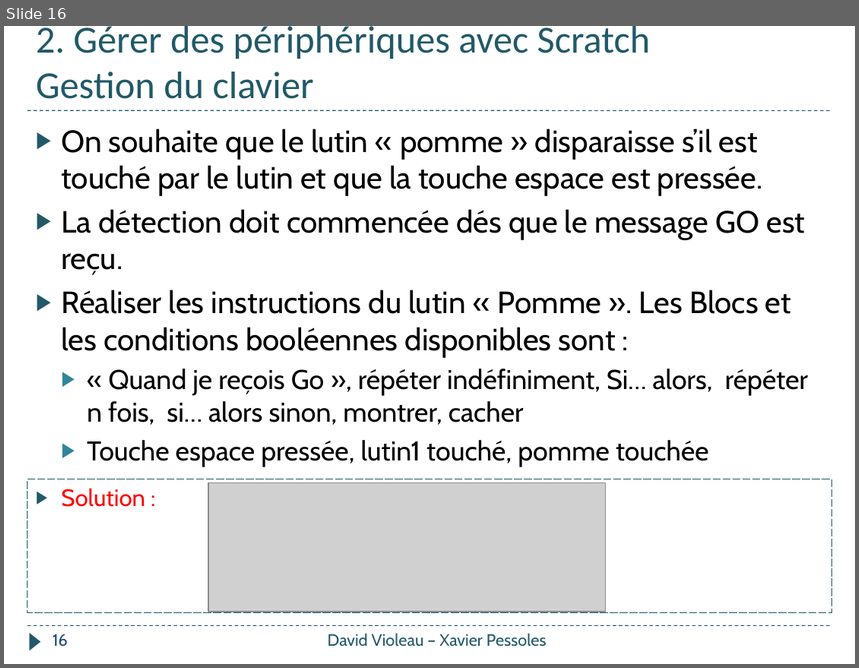
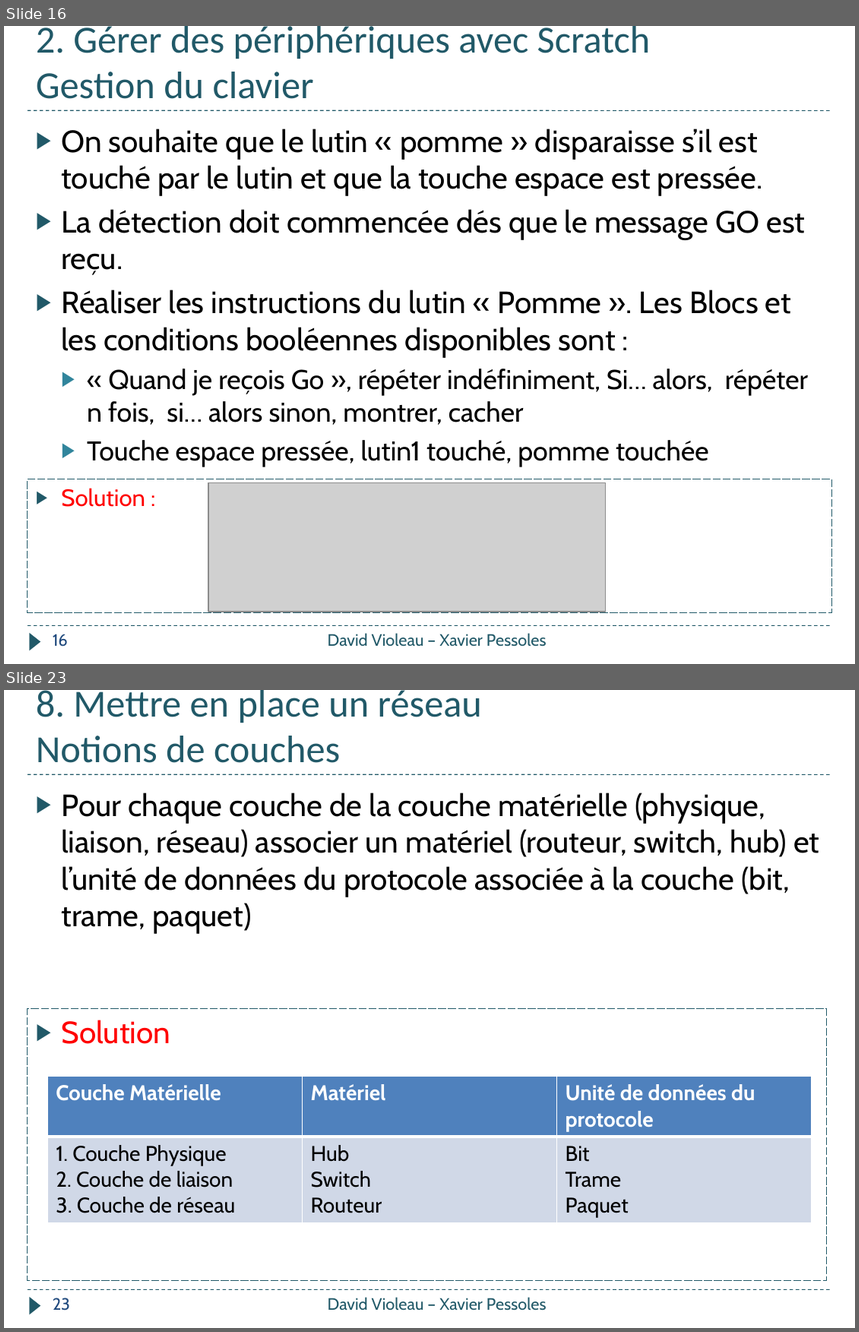
Before and after one commit to xpessoles/Informatique_College, a slide deck: Formation_2018/Quizz_Pomme/Quizz_Pomme.pptx. Shown one above the other, each under a label of ours: slide 16 before the commit, slides 16 and 23 after it; the slides between them are not shown. The pictures are 859x668 and 859x1332 pixels, drawn with LibreOffice and Linux fonts; fonts in the diff are those of the drawing; grey boxes stand for pictures. Boxes give left, top, right and bottom in pixels: in the first picture for what was removed or moved away, otherwise in the second. Text is boxed around its words. In the diff, an @@ line names an element or a change of style, - is before the commit and + after.

```diff
--- a/Formation_2018/Quizz_Pomme/Quizz_Pomme.pptx
+++ b/Formation_2018/Quizz_Pomme/Quizz_Pomme.pptx
@@ slide 23 added at <box>4,690,855,1328</box>, background #FFFFFF; not listed: 3 template elements that a slide beside it also shows @@
@@ title added at <box>36,690,482,763</box>, 32.4 pt, text #215968 @@
+8. Mettre en place un réseau
+Notions de couches
@@ text added at <box>61,793,819,934</box>, 26 pt, text #000000 @@
+▶ Pour chaque couche de la couche matérielle (physique, liaison, réseau) associer un matériel (routeur, switch, hub) et l’unité de données du protocole associée à la couche (bit, trame, paquet)
@@ rectangle added at <box>28,1009,827,1281</box>, outline #215968 0.75 pt dashed, 26 pt, text #FF0000 @@
+▶ Solution
@@ table added at <box>47,1076,811,1221</box>, 2 rows, 3 columns @@
+Couche Matérielle | Matériel | Unité de données du protocole
+1. Couche Physique / 2. Couche de liaison / 3. Couche de réseau | Hub / Switch / Routeur | Bit / Trame / Paquet
@@ page number added at <box>53,1298,70,1311</box>, 14 pt, text #1F497D @@
+23
@@ text added at <box>328,1297,547,1311</box>, 14 pt, text #215968 @@
+David Violeau – Xavier Pessoles
```
Also in this commit, not shown: 5 slides changed, 4 other slides added, 1 other file.
